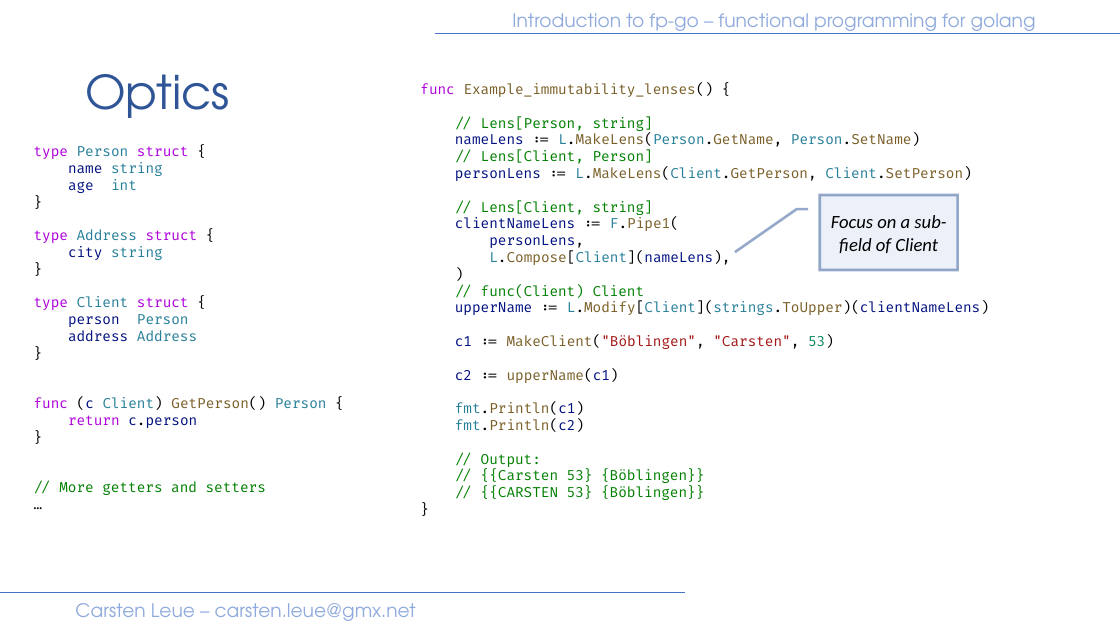
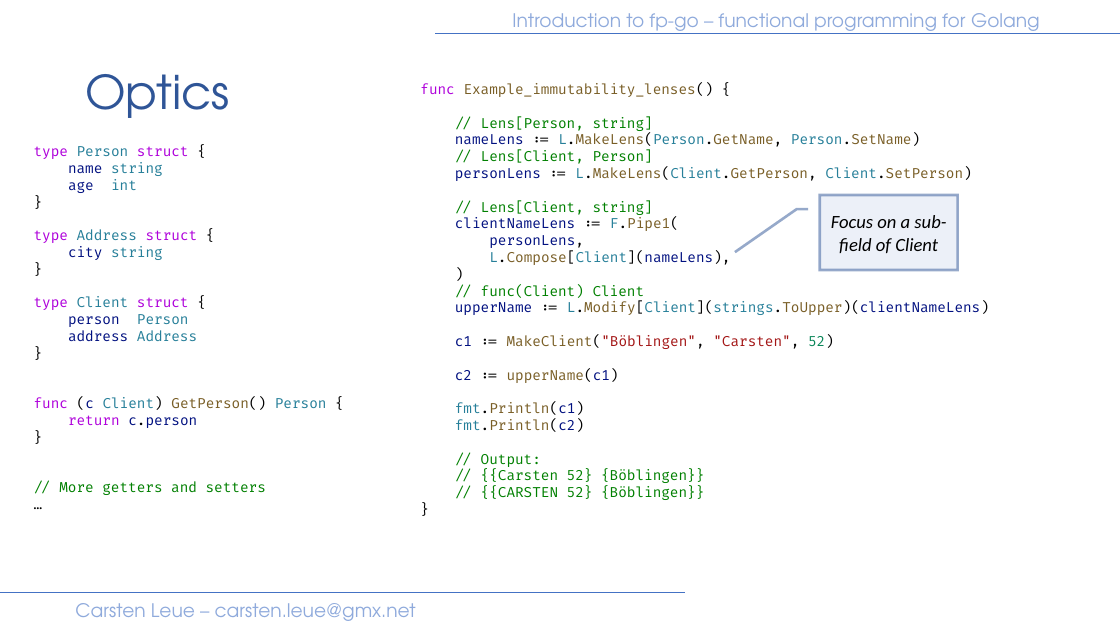
Before and after one commit to IBM/fp-go, a slide deck: slide 24 of samples/presentation/introduction.pptx. Drawn at 1120x630 pixels with LibreOffice and Linux fonts; fonts in the diff are those of the drawing. Boxes give left, top, right and bottom in pixels: in the first picture for what was removed or moved away, otherwise in the second. Text is boxed around its words. In the diff, an @@ line names an element or a change of style, - is before the commit and + after.

Commit message:
doc: add presentation

```diff
--- a/samples/presentation/introduction.pptx
+++ b/samples/presentation/introduction.pptx
@@ text at <box>512,13,1040,34</box>: text changed @@
-Introduction to fp-go – functional programming for golang
+Introduction to fp-go – functional programming for Golang
@@ text at <box>455,335,834,349</box>: text changed @@
-c1 := MakeClient("Böblingen", "Carsten", 53)
+c1 := MakeClient("Böblingen", "Carsten", 52)
@@ text at <box>481,469,704,500</box>: text changed @@
-// {{Carsten 53} {Böblingen}}
-// {{CARSTEN 53} {Böblingen}}
+// {{Carsten 52} {Böblingen}}
+// {{CARSTEN 52} {Böblingen}}
```
Also in this commit, not shown: 42 other slides changed, 1 other file.
